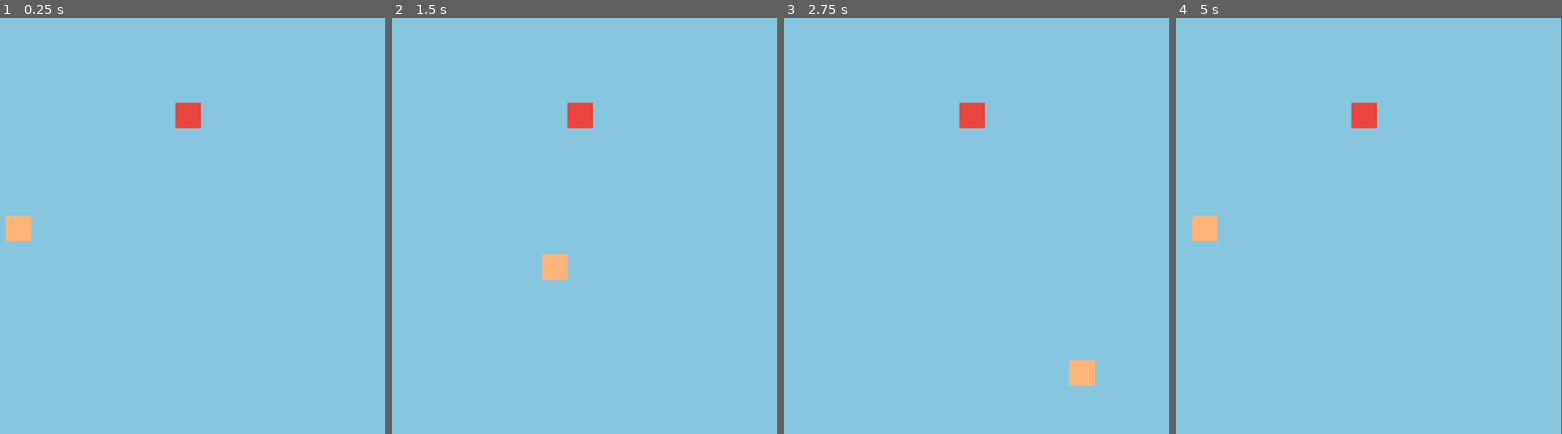
Above: before the commit, frames 1-4 (left to right).
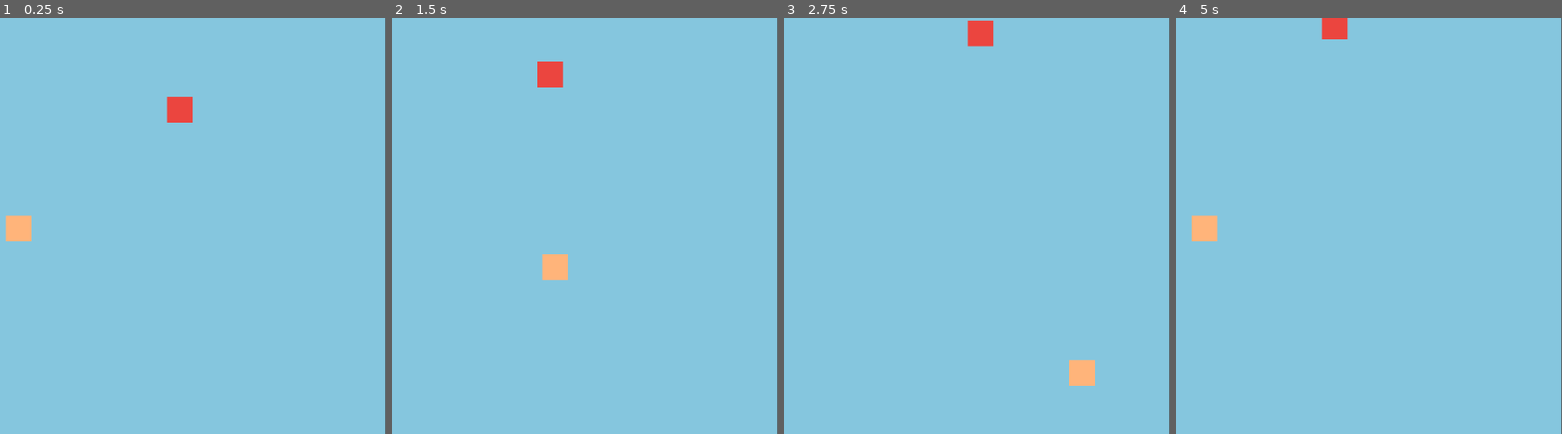
Above: after the commit, the same moments.

Repository: GuilhermeJuventino/Dog-Cleanup
Game: Godot game, scene res://prefabs/game.tscn
Same seed, same stepped clock (60 frames per second), same inputs: the game is played once before the commit and once after it.
Inputs:
- Up to frame 1 (0.25 s): no input
- Up to frame 2 (1.5 s): hold Right (Right) 0.53-1.28 s; hold Down (Down) from 1.28 s (still down)
- Up to frame 3 (2.75 s): release Down (Down) at 2.03 s; hold Right (Right) from 2.03 s (still down)
- Up to frame 4 (5 s): release Right (Right) at 2.78 s; hold Up (Up) 2.78-3.53 s; hold Left (Left) from 3.53 s (still down)

The runs differ from the first frame. In frame 1, 0.4% of the frame differs, in the area x 43-53%, y 18-27%; in frame 2, 0.8%; in frame 3, 0.9%, in the area x 45-55%, y 0-27%; in frame 4, 0.8%.

Commit message:
Added a basic state machine and wander behavior for dog

Diff:
--- /dev/null
+++ b/dog/dog.gd
@@ -0,0 +1,5 @@
+extends CharacterBody2D
+
+
+func _physics_process(_delta):
+	move_and_slide()
--- a/dog/dog.tscn
+++ b/dog/dog.tscn
@@ -1,4 +1,8 @@
-[gd_scene load_steps=2 format=3 uid="uid://b4r2un1415tvy"]
+[gd_scene load_steps=5 format=3 uid="uid://b4r2un1415tvy"]
+
+[ext_resource type="Script" path="res://dog/dog.gd" id="1_p00a8"]
+[ext_resource type="Script" path="res://states/state_machine.gd" id="2_wmhcd"]
+[ext_resource type="Script" path="res://states/dog_idle.gd" id="3_7vorx"]
 
 [sub_resource type="RectangleShape2D" id="RectangleShape2D_7nnrs"]
 size = Vector2(40, 40)
@@ -9,6 +13,7 @@
 [node name="Body" type="CharacterBody2D" parent="."]
 collision_layer = 2
 collision_mask = 16385
+script = ExtResource("1_p00a8")
 
 [node name="ColorRect" type="ColorRect" parent="Body"]
 offset_right = 40.0
@@ -18,3 +23,11 @@
 [node name="Collision" type="CollisionShape2D" parent="Body"]
 position = Vector2(20, 20)
 shape = SubResource("RectangleShape2D_7nnrs")
+
+[node name="StateMachine" type="Node" parent="Body" node_paths=PackedStringArray("initial_state")]
+script = ExtResource("2_wmhcd")
+initial_state = NodePath("DogIdle")
+
+[node name="DogIdle" type="Node" parent="Body/StateMachine" node_paths=PackedStringArray("dog")]
+script = ExtResource("3_7vorx")
+dog = NodePath("../..")
--- a/player/player.tscn
+++ b/player/player.tscn
@@ -1,6 +1,6 @@
-[gd_scene load_steps=3 format=3 uid="uid://dhkpq8ub4ydgj"]
+[gd_scene load_steps=3 format=3 uid="uid://clm0n1j2ufe5m"]
 
-[ext_resource type="Script" path="res://player/body.gd" id="1_mj7v7"]
+[ext_resource type="Script" path="res://player/player.gd" id="1_2644f"]
 
 [sub_resource type="RectangleShape2D" id="RectangleShape2D_gguee"]
 size = Vector2(40, 40)
@@ -10,7 +10,7 @@
 
 [node name="Body" type="CharacterBody2D" parent="."]
 collision_mask = 16386
-script = ExtResource("1_mj7v7")
+script = ExtResource("1_2644f")
 
 [node name="Texture" type="ColorRect" parent="Body"]
 offset_right = 40.0
--- /dev/null
+++ b/states/dog_idle.gd
@@ -0,0 +1,25 @@
+extends State
+class_name DogIdle
+
+@export var dog: CharacterBody2D
+@export var move_speed := 70.0
+
+var move_direction: Vector2
+var wander_time: float
+
+func randomize_wander():
+	move_direction = Vector2(randf_range(-1, 1), randf_range(-1, 1)).normalized()
+	wander_time = randf_range(1, 3)
+
+func enter():
+	randomize_wander()
+
+func update(delta: float):
+	if wander_time > 0:
+		wander_time -= delta
+	else:
+		randomize_wander()
+
+func physics_update(_delta: float):
+	if dog:
+		dog.velocity = move_direction * move_speed
--- /dev/null
+++ b/states/state.gd
@@ -0,0 +1,16 @@
+extends Node
+class_name State
+
+signal Transitioned
+
+func enter():
+	pass
+
+func exit():
+	pass
+
+func update(_delta: float):
+	pass
+
+func physics_update(_delta: float):
+	pass
--- /dev/null
+++ b/states/state_machine.gd
@@ -0,0 +1,39 @@
+extends Node
+
+@export var initial_state: State
+
+var current_state: State
+var states: Dictionary = {}
+
+func _ready():
+	for child in get_children():
+		if child is State:
+			states[child.name.to_lower()] = child
+			child.Transitioned.connect(on_child_transition)
+
+	if initial_state:
+		initial_state.enter()
+		current_state = initial_state
+
+func _process(delta):
+	if current_state:
+		current_state.update(delta)
+
+func _physics_process(delta):
+	if current_state:
+		current_state.physics_update(delta)
+
+func on_child_transition(state, new_state_name):
+	if state != current_state:
+		return
+
+	var new_state = states.get(new_state_name.to_lower())
+	if !new_state:
+		return
+
+	if current_state:
+		current_state.exit()
+
+	new_state.enter()
+
+	current_state = new_state
Renamed: player/body.gd -> player/player.gd
Not shown: 1 places in prefabs/game.tscn that only renumber resources
